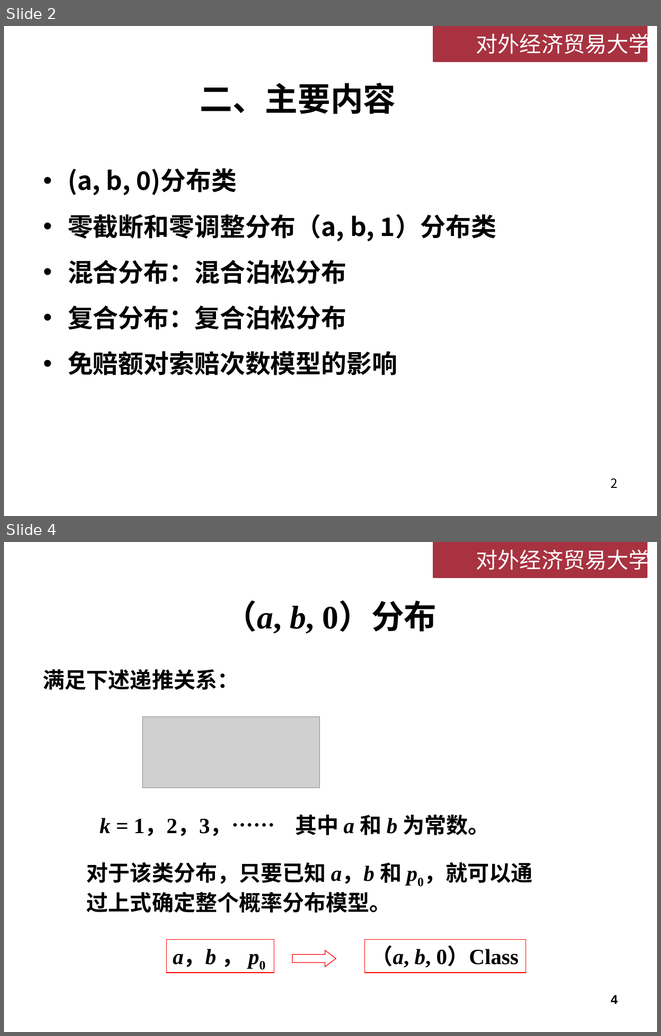
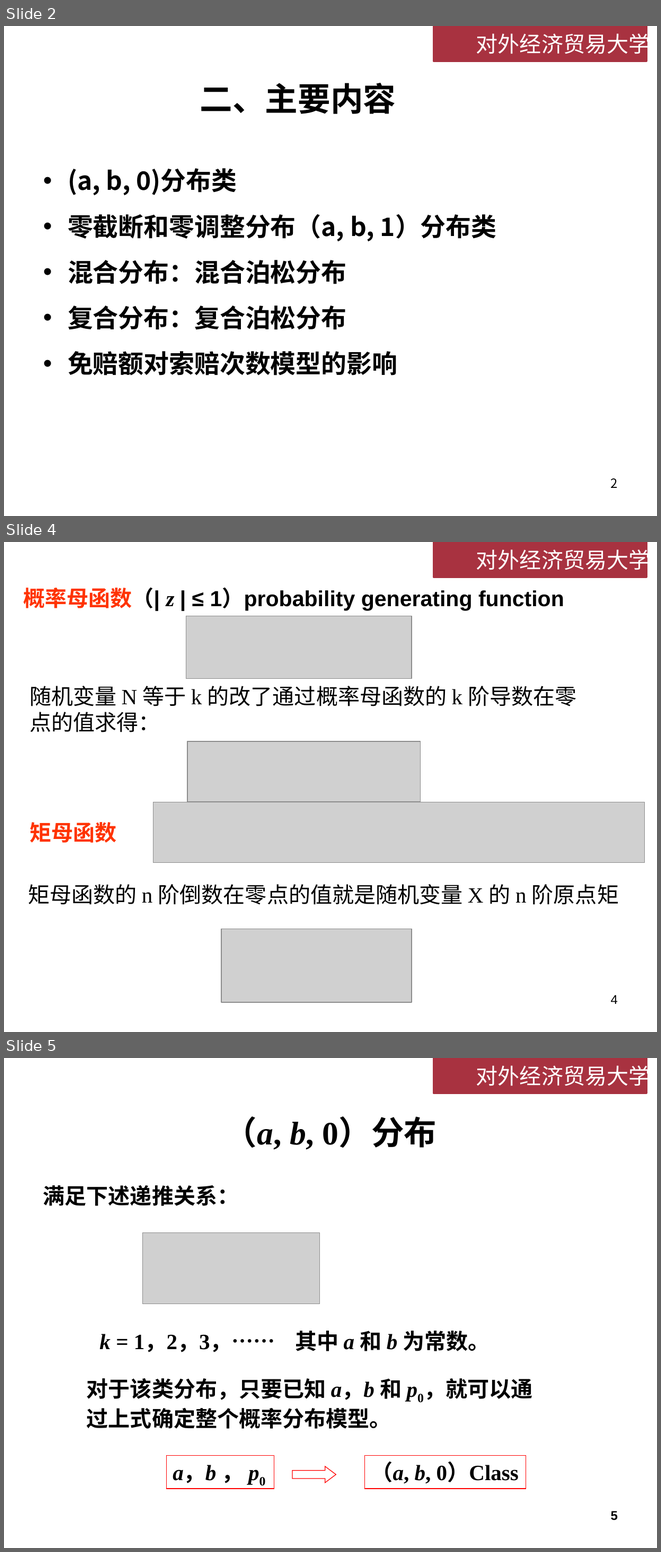
Before and after one commit to lizhengxiao/Non-life-Insurance-Actuarial-Science, a slide deck: Lectures/Week 4 - 损失次数模型.pptx. Shown one above the other, each under a label of ours: slides 2 and 4 before the commit, slides 2, 4 and 5 after it; the slides between them are not shown. The pictures are 661x1036 and 661x1552 pixels, drawn with LibreOffice and Linux fonts; fonts in the diff are those of the drawing; grey boxes stand for pictures; background and template pictures are left out. Boxes give left, top, right and bottom in pixels: in the first picture for what was removed or moved away, otherwise in the second. Text is boxed around its words. In the diff, an @@ line names an element or a change of style, - is before the commit and + after.

```diff
--- a/Lectures/Week 4 - 损失次数模型.pptx
+++ b/Lectures/Week 4 - 损失次数模型.pptx
@@ slide 4 added at (4,542,657,1032), background #FFFFFF; not listed: 2 template elements that a slide beside it also shows @@
@@ text added at (23,587,564,611), 24 pt, text #000000, bold @@
+概率母函数（| z | ≤ 1）probability generating function
@@ picture added at (186,616,412,678) @@
@@ text added at (29,686,576,732), 24 pt, text #000000 @@
+随机变量 N 等于 k 的改了通过概率母函数的 k 阶导数在零点的值求得：
@@ picture added at (187,741,421,802) @@
@@ picture added at (153,802,645,863) @@
@@ text added at (29,822,116,843), 24 pt, text #FF3300, bold @@
+矩母函数
@@ text added at (28,884,619,905), 24 pt, text #000000 @@
+矩母函数的 n 阶倒数在零点的值就是随机变量 X 的 n 阶原点矩
@@ picture added at (221,928,412,1002) @@
@@ page number added at (611,995,618,1004), 14 pt, text #000000 @@
+4
@@ what was slide 4 is now slide 5 @@
@@ page number at (611,1511,618,1520): text changed @@
-4
+5
```
Also in this commit, not shown: 13 slides changed, 4 other slides added, 1 slide removed, 2 other files.
